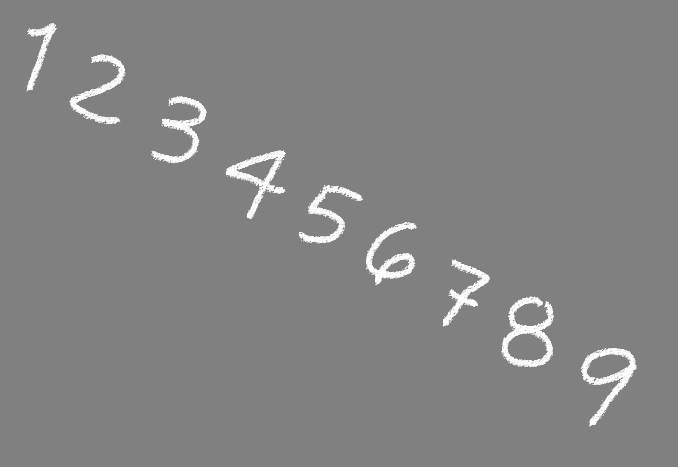
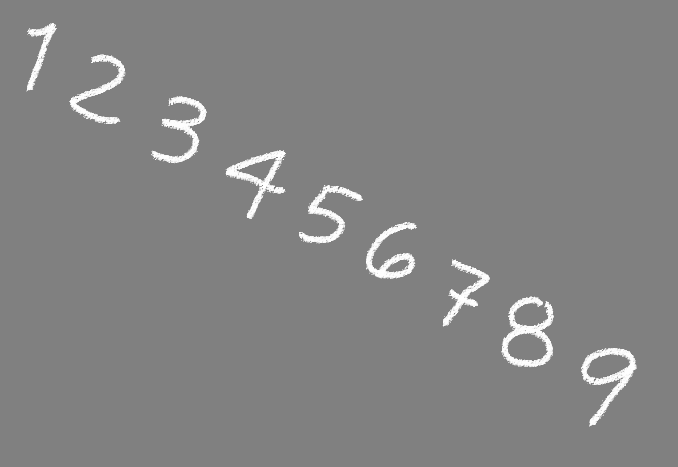
Layer changes from the first (678, 467) image to the second:
painted on "Lag 1", masked it over [373, 275, 382, 285]
